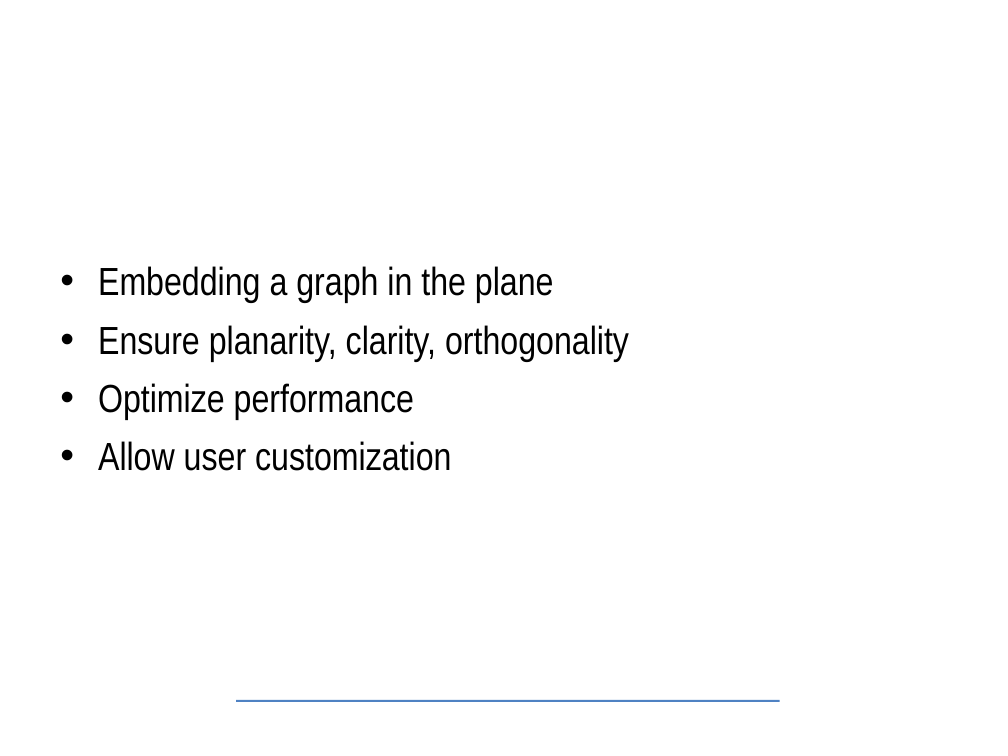
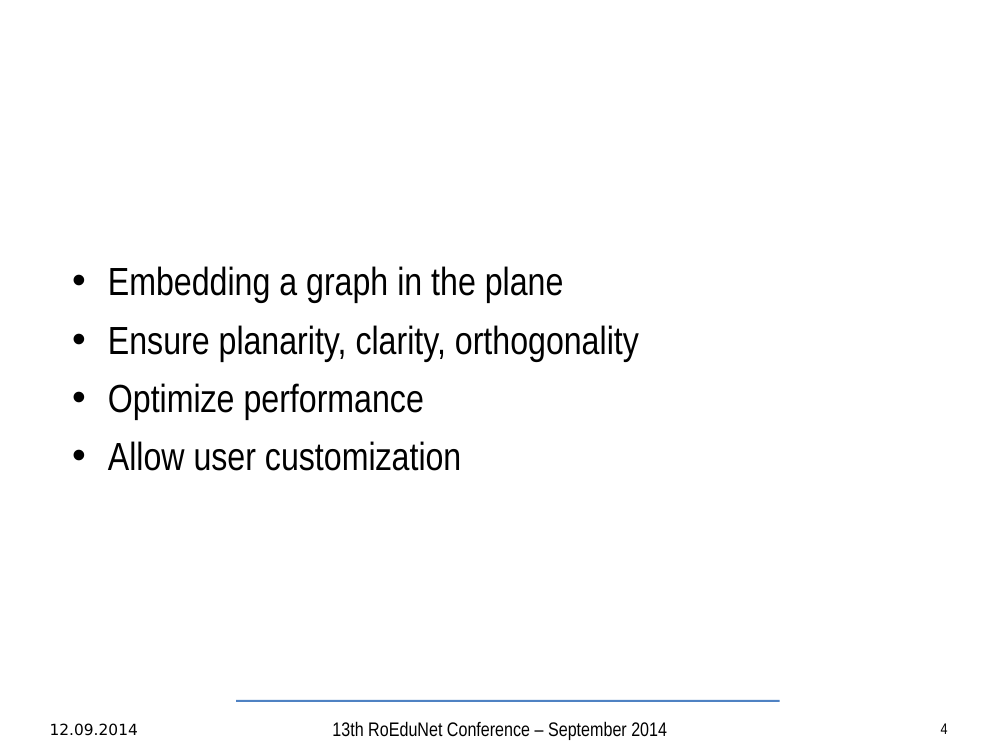
Before and after one commit to TudorVisan/Diploma, a slide deck: slide 4 of andrei.musat/prez/articol/bachelor-slides-en.odp (slide 5 before the commit). Drawn at 1008x756 pixels with LibreOffice and Linux fonts; fonts in the diff are those of the drawing; background and template pictures are left out. Boxes give left, top, right and bottom in pixels: in the first picture for what was removed or moved away, otherwise in the second. Text is boxed around its words. In the diff, an @@ line names an element or a change of style, - is before the commit and + after.

```diff
--- a/andrei.musat/prez/articol/bachelor-slides-en.odp
+++ b/andrei.musat/prez/articol/bachelor-slides-en.odp
@@ text "Embedding a graph in the ..." at box(108, 266, 639, 471): indent changed @@
@@ text added at box(50, 723, 138, 736), 11 pt, text #000000 @@
+12.09.2014
@@ text added at box(332, 721, 667, 740), 14 pt, text #000000 @@
+13th RoEduNet Conference – September 2014
@@ page number added at box(941, 723, 948, 734), 11 pt, text #000000 @@
+4
```
Also in this commit, not shown: 14 other slides changed, 1 slide added, 2 slides removed, 2 other files.
